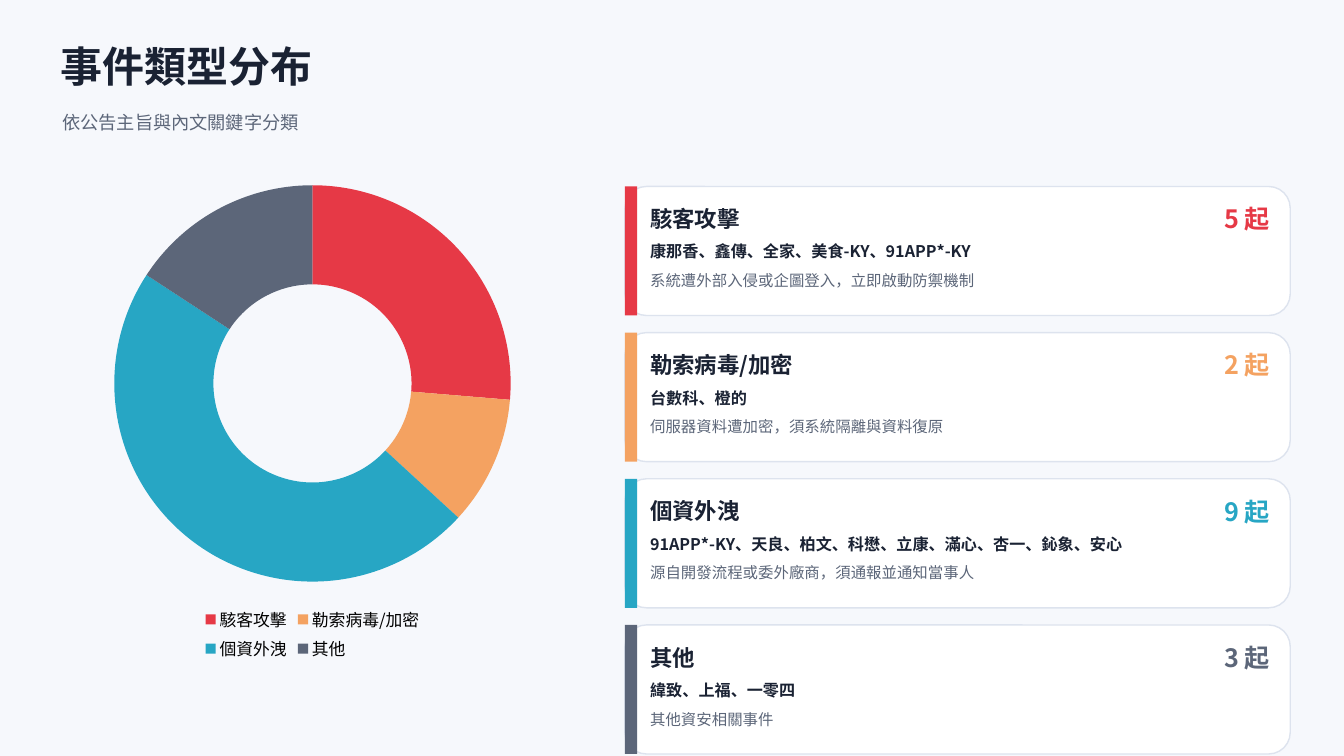
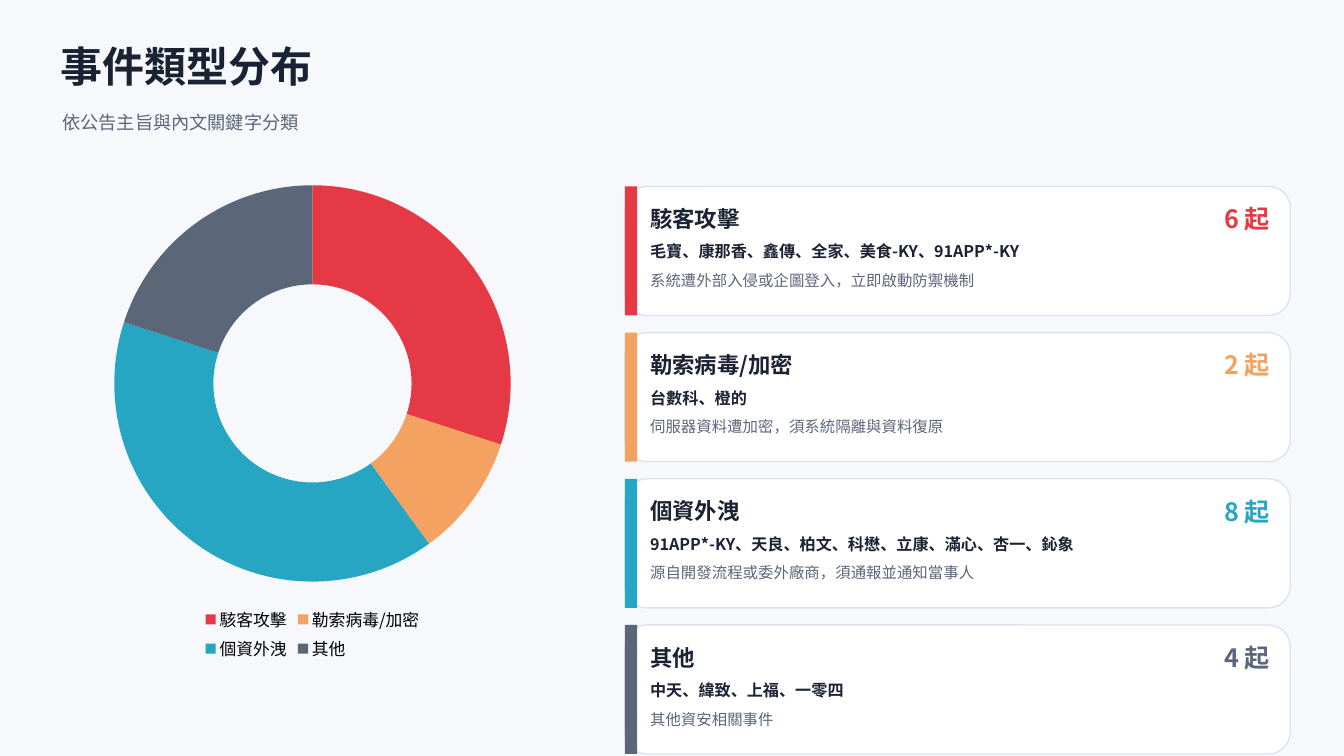
Before and after one commit to Johnnylin77/mops-isec-monitor, a slide deck: slide 3 of 資安事件因應分析.pptx. Drawn at 1344x756 pixels with LibreOffice and Linux fonts; fonts in the diff are those of the drawing. Boxes give left, top, right and bottom in pixels: in the first picture for what was removed or moved away, otherwise in the second. Text is boxed around its words. In the diff, an @@ line names an element or a change of style, - is before the commit and + after.

```diff
--- a/資安事件因應分析.pptx
+++ b/資安事件因應分析.pptx
@@ doughnut chart at bbox=[50, 171, 575, 665] @@
-Series 1: 26, 11, 47, 16
+Series 1: 30, 10, 40, 20
@@ text at bbox=[1224, 206, 1270, 231]: text changed @@
-5 起
+6 起
@@ text at bbox=[650, 243, 1019, 259]: text changed @@
-康那香、鑫傳、全家、美食-KY、91APP*-KY
+毛寶、康那香、鑫傳、全家、美食-KY、91APP*-KY
@@ text at bbox=[1224, 499, 1270, 524]: text changed @@
-9 起
+8 起
@@ text at bbox=[650, 536, 1074, 552]: text changed @@
-91APP*-KY、天良、柏文、科懋、立康、滿心、杏一、鈊象、安心
+91APP*-KY、天良、柏文、科懋、立康、滿心、杏一、鈊象
@@ text at bbox=[1224, 646, 1270, 670]: text changed @@
-3 起
+4 起
@@ text at bbox=[650, 682, 843, 698]: text changed @@
-緯致、上福、一零四
+中天、緯致、上福、一零四
```
Also in this commit, not shown: 8 other slides changed, 2 other files.
